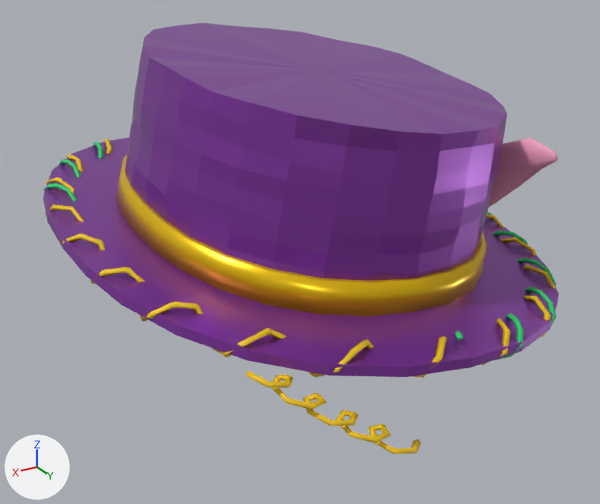
Two versions of the glTF model packages/community/public/avatar3d/parts/hat-08.glb, one commit apart.
Before and after are seen from a 50 mm lens placed at (0.848, 1.383, 2.666), pointed at (0.038, 0.032, 1.99). The axes (+X, +Y, +Z) are drawn at lower left. The lights are the same throughout. The picture after the commit comes second. Where no turn or scale is listed for an object, it has been applied to the vertices. Vertices at exactly the same position are counted once.

In view in the first picture: 'Serpentina', 'revolucao', 'revolucao.001', 'tubo', 'tubo.002'.
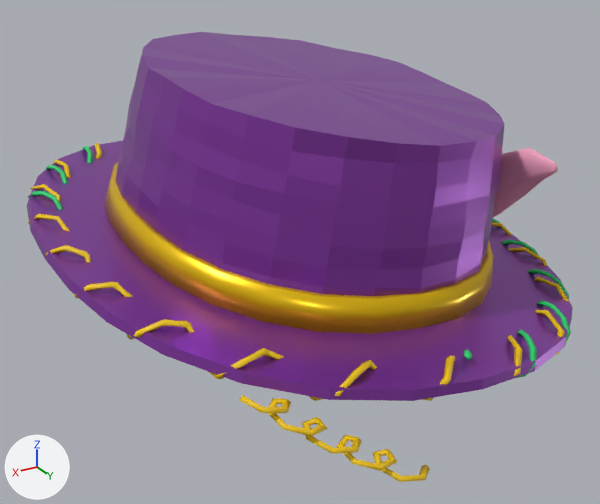
The change, as a list of edits to the scene's bpy script:
```text
Change me_revolucao:
    used by ob_revolucao; location = (0.0, 0.0, 0.0)
    remove me_revolucao.from_pydata(...)  # 394 vertices, 784 faces; spans x -0.492..0.501, y -0.606..0.519, z 1.928..2.408
    add me_revolucao.from_pydata(...)  # 394 vertices, 784 faces; spans x -0.52..0.534, y -0.642..0.551, z 1.903..2.388
    me_revolucao part 1: 394 of 394 vertices moved; they spanned x -0.492..0.501, y -0.606..0.519, z 1.928..2.408 and now span x -0.52..0.534, y -0.642..0.551, z 1.903..2.388; mean shift (0.002, -0.002, -0.02)
Change me_revolucao_001:
    used by ob_revolucao_001; location = (0.0, 0.0, 0.0)
    remove me_revolucao_001.from_pydata(...)  # 112 vertices, 224 faces; spans x -0.358..0.361, y -0.448..0.364, z 1.969..2.153
    add me_revolucao_001.from_pydata(...)  # 112 vertices, 224 faces; spans x -0.375..0.384, y -0.474..0.386, z 1.946..2.136
    me_revolucao_001 part 2: 112 of 112 vertices moved; they spanned x -0.358..0.361, y -0.448..0.364, z 1.969..2.153 and now span x -0.375..0.384, y -0.474..0.386, z 1.946..2.136; mean shift (0.002, -0.002, -0.02)
Change me_tubo_001:
    used by ob_serpentina; location = (0.0, 0.0, 0.0)
    remove me_tubo_001.from_pydata(...)  # 664 vertices, 1320 faces; spans x -0.491..0.501, y -0.603..0.571, z 1.869..2.133
    add me_tubo_001.from_pydata(...)  # 664 vertices, 1320 faces; spans x -0.519..0.533, y -0.639..0.607, z 1.846..2.118
    me_tubo_001 part 3: the loose piece of 104 vertices spanning x 0.126..0.37, y 0.422..0.571, z 1.869..2.016 is scaled about its middle by (1.06, 1.07, 1.02), then moved by (0.017, 0.031, -0.021)
    me_tubo_001 part 4: 560 of 664 vertices moved; they spanned x -0.491..0.501, y -0.603..0.516, z 1.912..2.133 and now span x -0.519..0.533, y -0.639..0.547, z 1.887..2.118; mean shift (0.006, 0.0, -0.02); largest move (-0.214, 0.472, 1.93) -> (-0.225, 0.502, 1.906)
Change me_tubo:
    used by ob_tubo; location = (0.0, 0.0, 0.0)
    remove me_tubo.from_pydata(...)  # 40 vertices, 76 faces; spans x -0.369..-0.312, y 0.092..0.338, z 2.015..2.231
    add me_tubo.from_pydata(...)  # 40 vertices, 76 faces; spans x -0.375..-0.325, y 0.096..0.341, z 1.993..2.21
    me_tubo part 5: 40 of 40 vertices moved; they spanned x -0.369..-0.312, y 0.092..0.338, z 2.015..2.231 and now span x -0.375..-0.325, y 0.096..0.341, z 1.993..2.21; mean shift (-0.006, 0.004, -0.021)
Change me_tubo_002:
    used by ob_tubo_002; location = (0.0, 0.0, 0.0)
    remove me_tubo_002.from_pydata(...)  # 560 vertices, 1116 faces; spans x -0.494..0.463, y -0.607..0.508, z 1.911..2.135
    add me_tubo_002.from_pydata(...)  # 560 vertices, 1116 faces; spans x -0.522..0.493, y -0.642..0.54, z 1.886..2.12
    me_tubo_002 part 6: 560 of 560 vertices moved; they spanned x -0.494..0.463, y -0.607..0.508, z 1.911..2.135 and now span x -0.522..0.493, y -0.642..0.54, z 1.886..2.12; mean shift (-0.006, -0.009, -0.02)
```

Location of each change, (x1, y1, x2, y2) in pixels of the pictures (600 x 504 px; the box of a moved part takes in the faces that stretch with it):
'revolucao', reshaped: before (43, 23, 559, 377); after (27, 32, 572, 401)
'revolucao.001', reshaped (7% taller): before (116, 155, 487, 316); after (105, 162, 494, 334)
'Serpentina', reshaped (6% wider, 7% taller): before (45, 138, 559, 454); after (28, 143, 573, 482)
'tubo', reshaped: before (489, 137, 558, 207); after (493, 148, 558, 217)
'tubo.002', reshaped (6% wider, 6% taller): before (43, 142, 556, 360); after (27, 146, 571, 378)
part 3 of me_tubo_001, moved or reshaped: before (246, 370, 421, 454); after (240, 395, 430, 482)
part 4 of me_tubo_001, moved or reshaped: before (45, 138, 559, 378); after (28, 143, 573, 401)
